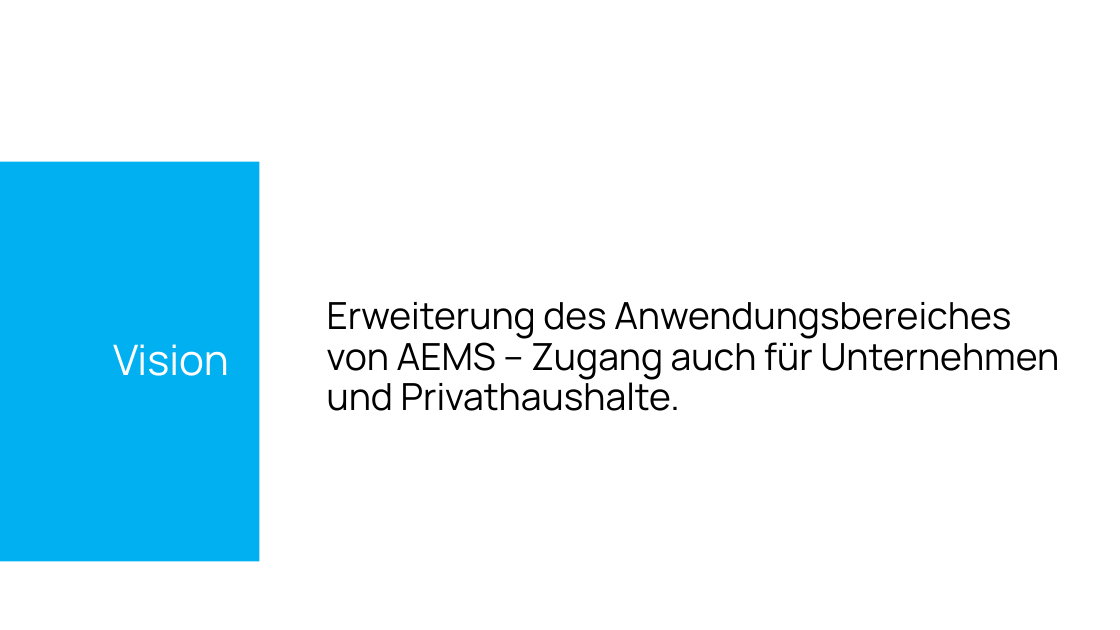
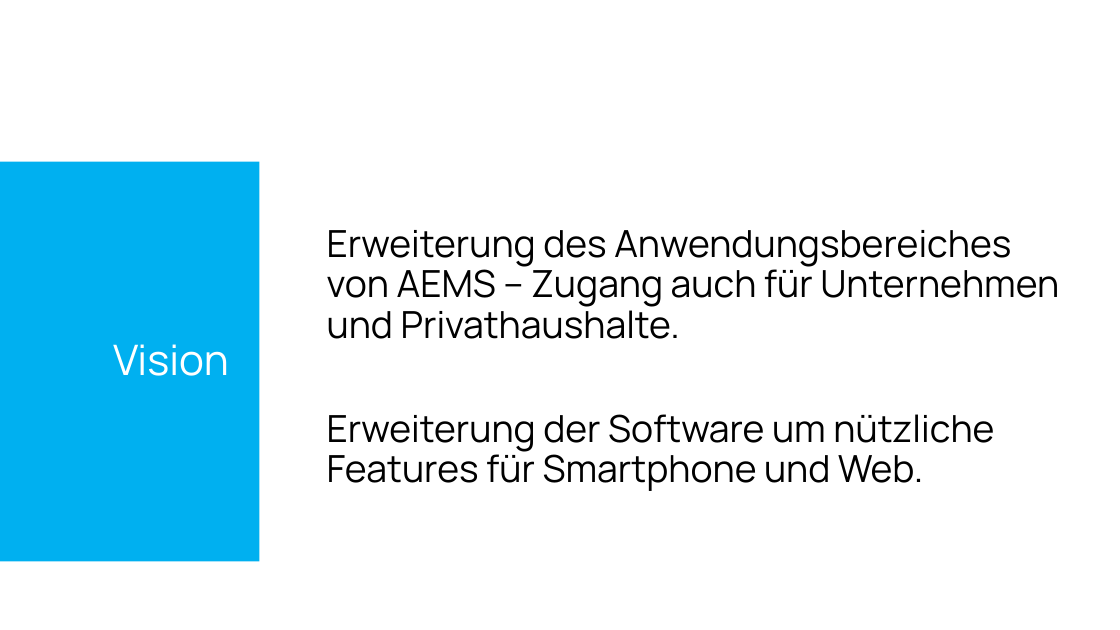
Before and after one commit to SebastianMandl/AEMS, a slide deck: slide 12 of Planung/Praesentationen/Praesentation_Firmentag.pptx (slide 11 before the commit). Drawn at 1120x630 pixels with LibreOffice and Linux fonts; fonts in the diff are those of the drawing; background and template pictures are left out. Boxes give left, top, right and bottom in pixels: in the first picture for what was removed or moved away, otherwise in the second. Text is boxed around its words. In the diff, an @@ line names an element or a change of style, - is before the commit and + after.

```diff
--- a/Planung/Praesentationen/Praesentation_Firmentag.pptx
+++ b/Planung/Praesentationen/Praesentation_Firmentag.pptx
@@ text at <box>327,414,994,491</box>: paragraph added @@
+Erweiterung der Software um nützliche Features für Smartphone und Web.
```
Also in this commit, not shown: 6 other slides changed, 1 slide added, 1 other file.
